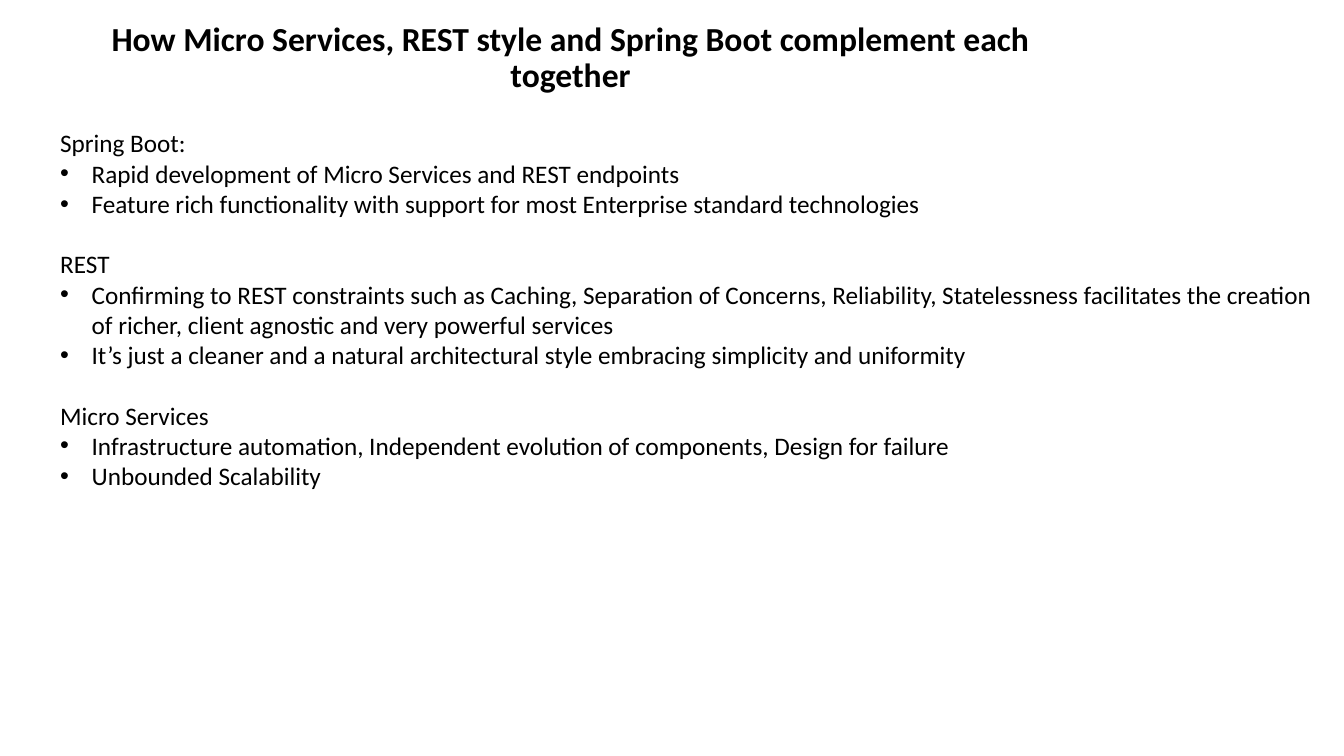
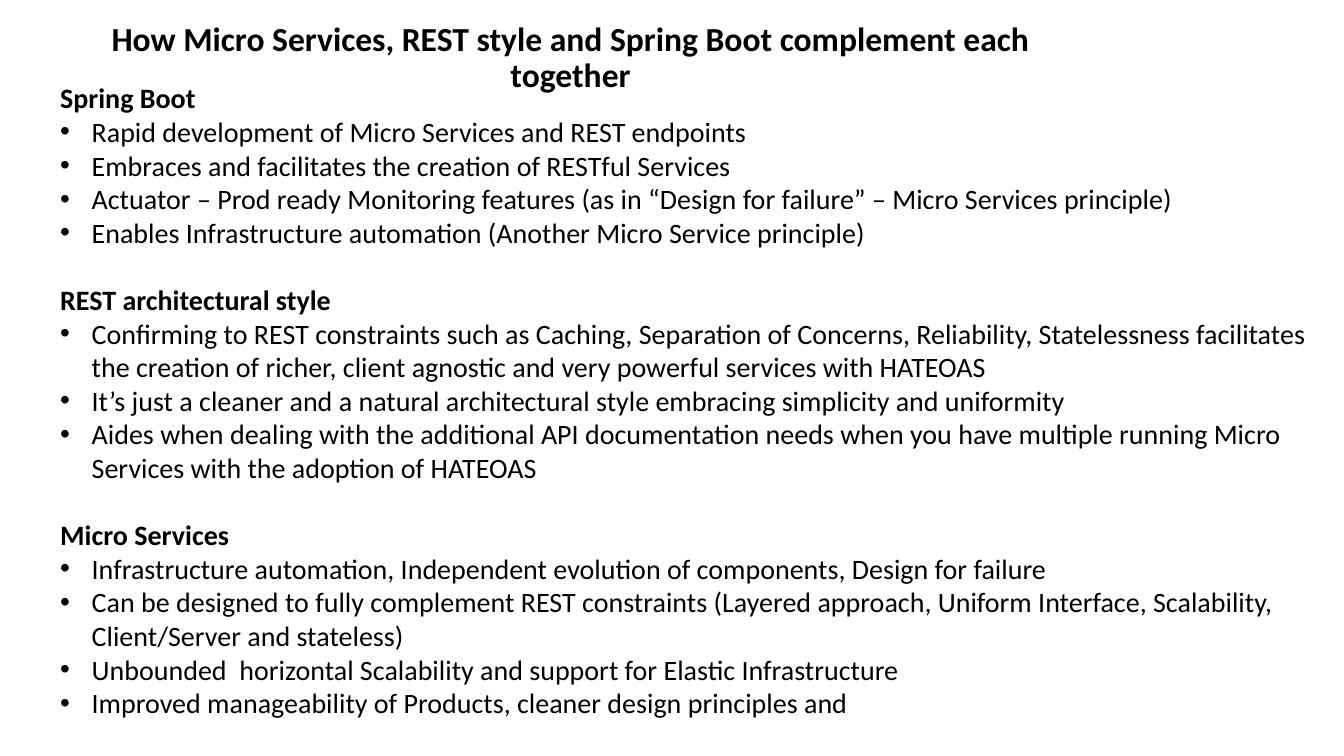
Before and after one commit to batchu/spring-boot-ujug, a slide deck: slide 33 of Spring Boot.pptx. Drawn at 1344x756 pixels with LibreOffice and Linux fonts; fonts in the diff are those of the drawing. Boxes give left, top, right and bottom in pixels: in the first picture for what was removed or moved away, otherwise in the second. Text is boxed around its words. In the diff, an @@ line names an element or a change of style, - is before the commit and + after.

```diff
--- a/Spring Boot.pptx
+++ b/Spring Boot.pptx
@@ text "Spring Boot": place and size @@
-text "Spring Boot" at (60,134,1311,489)
+text "Spring Boot" at (60,88,1305,718)
@@ text at (60,88,196,113): text changed; size 18 to 20 pt; bold on @@
-Spring Boot:
+Spring Boot
@@ text at (60,122,1064,584): size 18 to 20 pt in "Rapid development of Micro Services and REST ...", "It’s just a cleaner and a natural ...", "Micro Services", "Infrastructure automation, Independent evolution of componen ..."; bold on in "Micro Services" @@
@@ text at (60,156,1305,382): text changed; size 18 to 20 pt @@
-• Feature rich functionality with support for most Enterprise standard technologies
-REST
-• Confirming to REST constraints such as Caching, Separation of Concerns, Reliability, Statelessness facilitates the creation of richer, client agnostic and very powerful services
+• Embraces and facilitates the creation of RESTful Services
+• Actuator – Prod ready Monitoring features (as in “Design for failure” – Micro Services principle)
+• Enables Infrastructure automation (Another Micro Service principle)
+REST architectural style
+• Confirming to REST constraints such as Caching, Separation of Concerns, Reliability, Statelessness facilitates the creation of richer, client agnostic and very powerful services with HATEOAS
@@ text at (92,424,1280,483): paragraph added @@
+• Aides when dealing with the additional API documentation needs when you have multiple running Micro Services with the adoption of HATEOAS
@@ text at (92,591,1272,718): text changed; size 18 to 20 pt @@
-• Unbounded Scalability
+• Can be designed to fully complement REST constraints (Layered approach, Uniform Interface, Scalability, Client/Server and stateless)
+• Unbounded horizontal Scalability and support for Elastic Infrastructure
+• Improved manageability of Products, cleaner design principles and
```
Also in this commit, not shown: 4 other slides changed.
